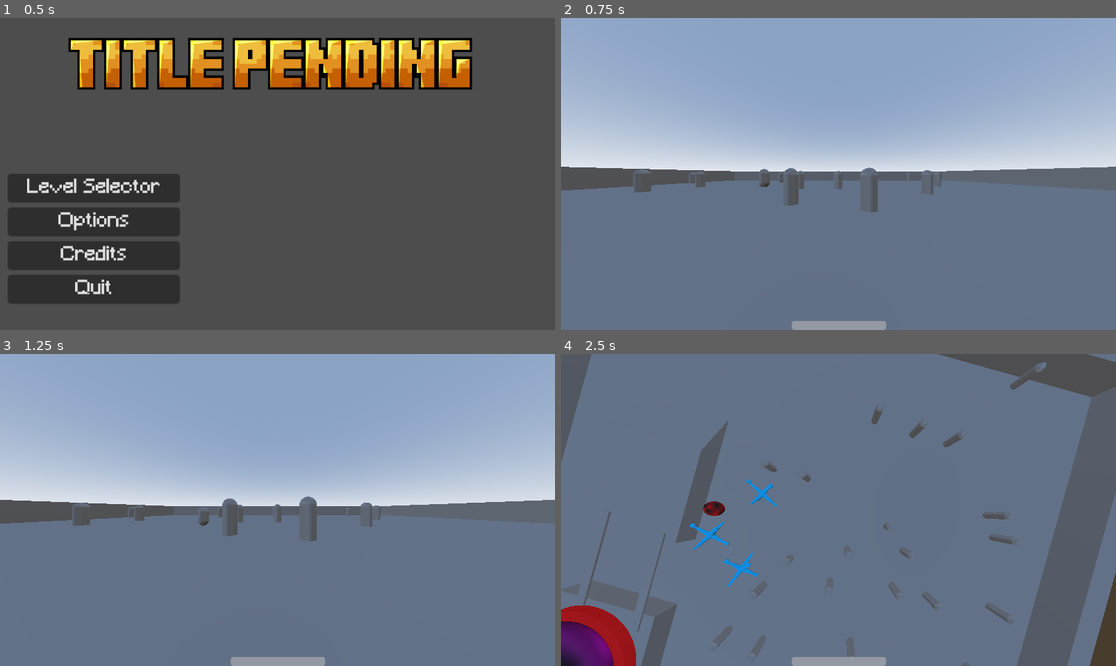
Above: before the commit, frames 1-4 (two rows, left to right).
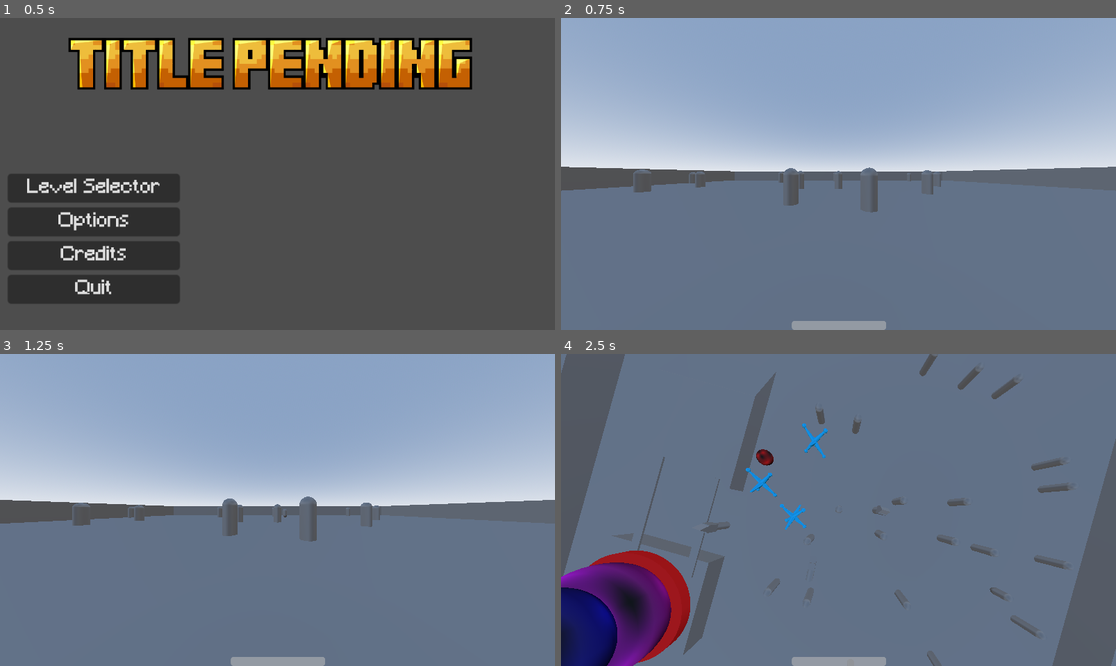
Above: after the commit, the same moments.

Repository: ravewyvern/bad-ideas-game-jam
Game: Godot game, scene res://Scenes/Menus/Main Menu.tscn
The game is run twice, just before and just after one commit, with the same random seed, the same clock (stepped at 60 frames per second) and the same inputs.
Inputs (mouse positions are in pixels of both pictures, inside the frame that each line leads up to):
- Up to frame 1 (0.5 s): no input
- Up to frame 2 (0.75 s): click "Level Selector" at 0.5 s
- Up to frame 3 (1.25 s): no input
- Up to frame 4 (2.5 s): tap Enter at 1.25 s; move the mouse to (866, 510) at 1.27 s; hold O (Move.Forward) 1.28-2 s; hold Tab (Toggle.TopView) 1.28-2 s; click (866, 510) at 1.42 s; tap Space (Move.Jump) at 1.52, 2 s; drag from (727, 525) to (810, 572) at 2.02 s

Frame 1 is identical in both runs. In frame 2, less than 0.1% of the frame differs, in the area x 35-38%, y 48-55%; in frame 3, less than 0.1%; in frame 4, 27%, in the area x 0-100%, y 0-100%.

Commit message:
Added tower placement mode
When TAB is clicked the tower will appear on the mouse location, and when LMB is clicked it will be positioned.

Diff:
--- a/Scenes/Maps/Game.tscn
+++ b/Scenes/Maps/Game.tscn
@@ -3,6 +3,7 @@
 [ext_resource type="PackedScene" uid="uid://bxncbsqm60ce2" path="res://Scenes/Maps/Test.tscn" id="1_o65xm"]
 [ext_resource type="PackedScene" uid="uid://dyslkmujlojtn" path="res://Scenes/Player.tscn" id="2_fgv2n"]
 [ext_resource type="PackedScene" uid="uid://bnyeoqhth7m02" path="res://Scenes/Enemy.tscn" id="3_01cpk"]
+[ext_resource type="PackedScene" uid="uid://cgg8mcye1045r" path="res://Assets/Models/Tower_Test.tscn" id="3_r13up"]
 [ext_resource type="PackedScene" uid="uid://cs6eq0y3clcge" path="res://Assets/Models/Test-Obstical.tscn" id="4_h5rip"]
 [ext_resource type="PackedScene" uid="uid://mxb5i818y2a" path="res://Assets/Models/Bridge_Test.tscn" id="5_r13up"]
 [ext_resource type="PackedScene" uid="uid://bylwlafm4f32a" path="res://Assets/Models/stack_game.tscn" id="6_fgv2n"]
@@ -17,11 +18,13 @@
 
 [node name="Player" parent="." unique_id=819093483 instance=ExtResource("2_fgv2n")]
 transform = Transform3D(1, 0, 0, 0, 1, 0, 0, 0, 1, 0, 2, 0)
+TowerPlaceholder = ExtResource("3_r13up")
 
-[node name="Enemy" parent="." unique_id=2108781441 instance=ExtResource("3_01cpk")]
+[node name="Enemy" parent="." unique_id=2108781441 node_paths=PackedStringArray("Path_A") instance=ExtResource("3_01cpk")]
 transform = Transform3D(1, -1.8890205e-09, -9.313226e-10, 1.2732926e-11, 1, -9.313226e-10, 9.313226e-10, -9.313226e-10, 1, -8.181858, 2.2946174, -12.066156)
 collision_mask = 1
 floor_constant_speed = true
+Path_A = NodePath("../Enemy_Path/Path_A")
 
 [node name="Obstical_test" parent="." unique_id=1931087097 instance=ExtResource("4_h5rip")]
 transform = Transform3D(1, 0, 0, 0, 1, 0, 0, 0, 1, -4.2400643e-09, 1.6810807, -20.47219)
@@ -115,3 +118,19 @@
 
 [node name="Ball" parent="." unique_id=169447383 instance=ExtResource("8_h5rip")]
 transform = Transform3D(2, 0, 0, 0, 2, 0, 0, 0, 2, -4.1065345, 0.5737765, 11.637596)
+
+[node name="Enemy_Path" type="Node3D" parent="." unique_id=1410915385]
+
+[node name="Path_A" type="Node3D" parent="Enemy_Path" unique_id=1395458566]
+
+[node name="Marker3D" type="Marker3D" parent="Enemy_Path/Path_A" unique_id=500274181]
+transform = Transform3D(1, 0, 0, 0, 1, 0, 0, 0, 1, 7.450581e-09, 3.7252903e-09, -26.914675)
+
+[node name="Marker3D2" type="Marker3D" parent="Enemy_Path/Path_A" unique_id=1343180238]
+transform = Transform3D(1, -4.9021764e-10, -2.3283064e-10, 1.4097168e-11, 1, -2.3283064e-10, 2.3283064e-10, -2.3283064e-10, 1, 13.386168, 1.1921604e-08, -20.783035)
+
+[node name="Marker3D3" type="Marker3D" parent="Enemy_Path/Path_A" unique_id=1649669126]
+transform = Transform3D(1, 0, 0, 0, 1, 0, 0, 0, 1, 2.5426662, 3.3251126e-09, -13.290558)
+
+[node name="Marker3D4" type="Marker3D" parent="Enemy_Path/Path_A" unique_id=747553458]
+transform = Transform3D(1, 0, 0, 0, 1, 0, 0, 0, 1, -7.154501, -4.3437467e-09, -11.277381)
--- a/Scripts/enemy.gd
+++ b/Scripts/enemy.gd
@@ -1,6 +1,34 @@
 extends CharacterBody3D
 
 @export var health = 50
+
+# movement speed
+@export var speed = 3.0
+
+# distance required to consider the point reached
+@export var point_reach_distance = 2.0
+
+# node that contains the path markers
+@export var Path_A : Node3D
+
+# path points the enemy will follow
+var PathPoints : Array[Node3D] = []
+
+# current point in the path
+var current_point : int = 0
+
+
+func _ready():
+
+	# Get all markers inside Path_A
+	for child in Path_A.get_children():
+		if child is Marker3D:
+			PathPoints.append(child)
+
+	# Spawn enemy at the first marker
+	if PathPoints.size() > 0:
+		global_position = PathPoints[0].global_position
+
 
 func _physics_process(delta):
 
@@ -8,7 +36,31 @@
 	if not is_on_floor():
 		velocity += get_gravity() * delta
 
+	# Follow predefined path points
+	if PathPoints.size() > 0:
+
+		# Get current target point
+		var target = PathPoints[current_point].global_position
+
+		# Calculate direction to the point
+		var direction = (target - global_position).normalized()
+
+		# Move toward the point
+		velocity.x = direction.x * speed
+		velocity.z = direction.z * speed
+
+		# Check if the enemy reached the point
+		if global_position.distance_to(target) < point_reach_distance:
+
+			# Move to next point
+			current_point += 1
+
+			# Stop at the last point
+			if current_point >= PathPoints.size():
+				current_point = PathPoints.size() - 1
+
 	move_and_slide()
+
 
 # Receive damage based on bullet "damage" var.
 func take_damage(amount):
@@ -18,5 +70,6 @@
 	if health <= 0:
 		die()
 
+
 func die():
 	queue_free()
--- a/Scripts/player.gd
+++ b/Scripts/player.gd
@@ -3,6 +3,10 @@
 @export var hp : int = 100
 @export var Bullet : PackedScene
 @export var BulletSpawnPoint : Node3D
+
+# placeholder tower scene
+@export var TowerPlaceholder : PackedScene
+
 @onready var Camera = $Head/Camera3D
 @onready var hpbar = $HpBar
 
@@ -12,6 +16,9 @@
 	var magnitude : int
 
 var Effects : Array[StatusEffect]
+
+# preview tower instance
+var tower_preview : Node3D
 
 const SPEED = 4.5
 var base_speed : float
@@ -77,6 +84,13 @@
 
 	# disables player movement when in aerial view
 	if top_view_enabled:
+
+		# moves preview tower to mouse position
+		if tower_preview:
+			var pos = get_mouse_world_position()
+			if pos:
+				tower_preview.global_position = pos
+
 		return
 
 	# Sprints on spacebar held
@@ -125,7 +139,17 @@
 
 		# starts dragging when mouse button is pressed
 		if event is InputEventMouseButton:
-			if event.button_index == MOUSE_BUTTON_LEFT:
+
+			# places tower on left click
+			if event.button_index == MOUSE_BUTTON_LEFT and event.pressed:
+
+				var pos = get_mouse_world_position()
+
+				if pos:
+					place_tower(pos)
+
+			# enables camera drag with right mouse button
+			if event.button_index == MOUSE_BUTTON_RIGHT:
 				dragging = event.pressed
 
 		# moves camera while dragging (only on map plane X/Z)
@@ -156,13 +180,23 @@
 		# rotates camera to look straight down
 		Camera.rotation_degrees = Vector3(-90, 0, 0)
 
-		# releases mouse so player can drag the camera
+		# releases mouse so player can interact with map
 		Input.set_mouse_mode(Input.MOUSE_MODE_VISIBLE)
+
+		# creates tower preview
+		if TowerPlaceholder:
+			tower_preview = TowerPlaceholder.instantiate()
+			get_tree().current_scene.add_child(tower_preview)
 
 	else:
 
 		# stops dragging
 		dragging = false
+
+		# removes preview tower
+		if tower_preview:
+			tower_preview.queue_free()
+			tower_preview = null
 
 		# restores normal camera transform
 		Camera.position = normal_camera_position
@@ -170,6 +204,39 @@
 
 		# captures mouse again for FPS control
 		Input.set_mouse_mode(Input.MOUSE_MODE_CAPTURED)
+
+
+# finds the world position under the mouse using a raycast
+func get_mouse_world_position():
+
+	var mouse_pos = get_viewport().get_mouse_position()
+
+	var from = Camera.project_ray_origin(mouse_pos)
+	var to = from + Camera.project_ray_normal(mouse_pos) * 1000
+
+	var space = get_world_3d().direct_space_state
+
+	var query = PhysicsRayQueryParameters3D.create(from, to)
+
+	# ignores preview tower collision
+	if tower_preview:
+		query.exclude = [tower_preview]
+
+	var result = space.intersect_ray(query)
+
+	if result:
+		return result.position
+
+	return null
+
+
+# places a tower at the given position
+func place_tower(pos: Vector3):
+
+	var tower = TowerPlaceholder.instantiate()
+	get_tree().current_scene.add_child(tower)
+
+	tower.global_position = pos
 
 
 func shoot():
